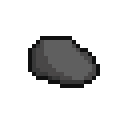
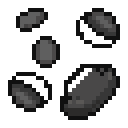
Before/after of a 128px x 128px layered artwork. What changed in the layer stack:
added layer "SuitPads" above "NeckPads" over [8, 8, 120, 120]
hid "NeckPads", painted on it over [24, 36, 108, 88]
